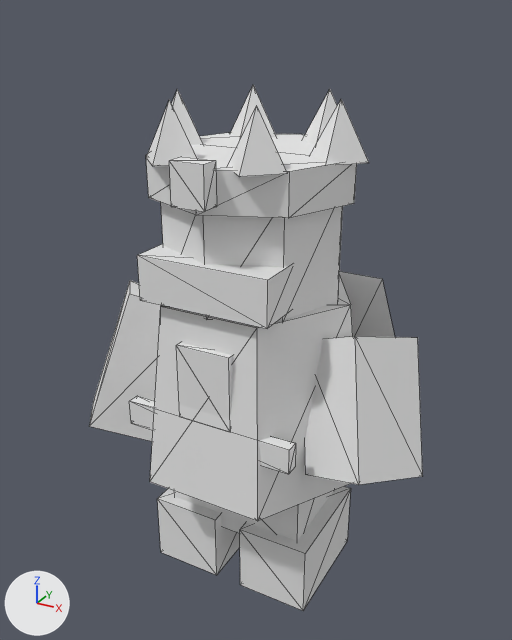
An edit to the FBX model factory/unity-src/hyeopgok-sasu/Resources/HyeopgokSasu/Models/king.fbx, drawn before and after from the same camera.
Rendered twice from a 50 mm camera at (0.627, -1.135, 1.14) aimed at (-0.024, 0.048, 0.549). The lights are fixed; the arrows at lower left show +X, +Y and +Z. The first picture is the older version. Mesh edges are drawn as thin lines. Where no turn or scale is listed for an object, it has been applied to the vertices. Vertices at exactly the same position are counted once.

Names of what the first picture shows: 'king'.
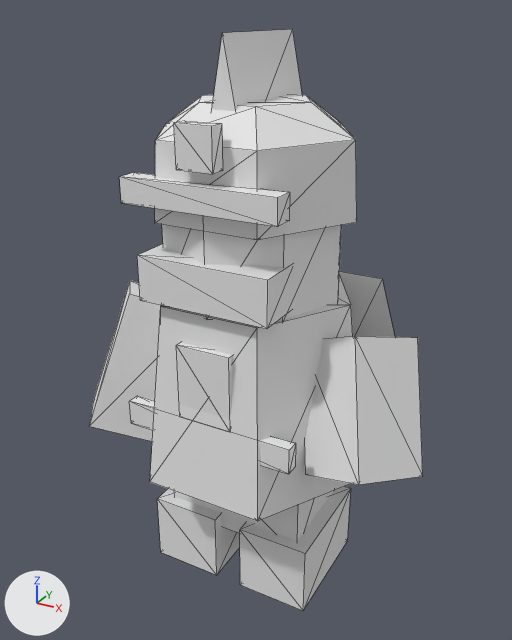
Changed parts and their boxes (x1, y1, x2, y2) in the pictures (512 x 640 px; the box of a moved part takes in the faces that stretch with it):
```json
{"object": "king", "change": "reshaped", "before": [90, 85, 423, 611], "after": [90, 29, 423, 611], "on screen": "11% taller"}
{"part": 1, "of": "me_king_mesh", "change": "deleted", "before": [169, 157, 217, 212]}
{"part": 2, "of": "me_king_mesh", "change": "deleted", "before": [231, 85, 276, 139]}
{"part": 3, "of": "me_king_mesh", "change": "deleted", "before": [311, 99, 369, 165]}
{"part": 4, "of": "me_king_mesh", "change": "deleted", "before": [303, 89, 337, 145]}
{"part": 5, "of": "me_king_mesh", "change": "moved or reshaped", "before": [146, 89, 357, 218], "after": [120, 29, 357, 240]}
```

Scene script edits in JSON lines:
```json
{"block": "me_king_mesh", "where": "# used by ob_king; location = (0.0, 0.0, 0.0)"}
{"op": "remove", "block": "me_king_mesh", "code": "me_king_mesh.from_pydata(...)  # 152 vertices, 224 faces; spans x -0.374..0.38, y -0.219..0.35, z 0.0..1.004"}
{"op": "add", "block": "me_king_mesh", "code": "me_king_mesh.from_pydata(...)  # 138 vertices, 212 faces; spans x -0.374..0.38, y -0.212..0.35, z 0.0..1.105"}
{"block": "me_king_mesh", "change": "me_king_mesh part 1: the loose piece of 8 vertices spanning x -0.032..0.032, y -0.219..-0.184, z 0.848..0.922 is deleted"}
{"block": "me_king_mesh", "change": "me_king_mesh part 2: the loose piece of 5 vertices spanning x -0.137..-0.026, y 0.086..0.196, z 0.904..1.004 is deleted"}
{"block": "me_king_mesh", "change": "me_king_mesh part 3: the loose piece of 5 vertices spanning x 0.108..0.218, y -0.055..0.055, z 0.904..1.004 is deleted"}
{"block": "me_king_mesh", "change": "me_king_mesh part 4: the loose piece of 5 vertices spanning x 0.026..0.137, y 0.086..0.196, z 0.904..1.004 is deleted"}
{"block": "me_king_mesh", "change": "me_king_mesh part 5"}
{"block": "me_king_mesh", "change": "16 vertices are removed from x -0.196..0.196, y -0.196..0.139, z 0.832..0.908"}
{"block": "me_king_mesh", "change": "45 faces are deleted"}
{"block": "me_king_mesh", "change": "15 vertices move from x -0.218..0.139, y -0.196..0.196, z 0.832..1.004 to x -0.15..0.202, y -0.2..0.175, z 0.8..0.995"}
{"block": "me_king_mesh", "change": "25 vertices are added at x -0.202..0.192, y -0.2..0.166, z 0.8..1.105"}
{"block": "me_king_mesh", "change": "63 new faces join them"}
```
